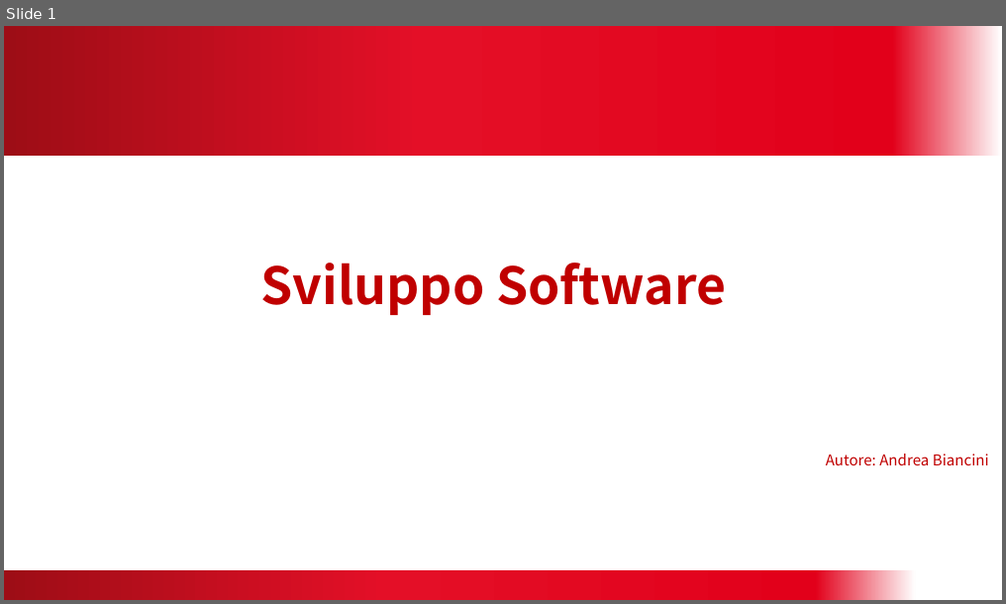
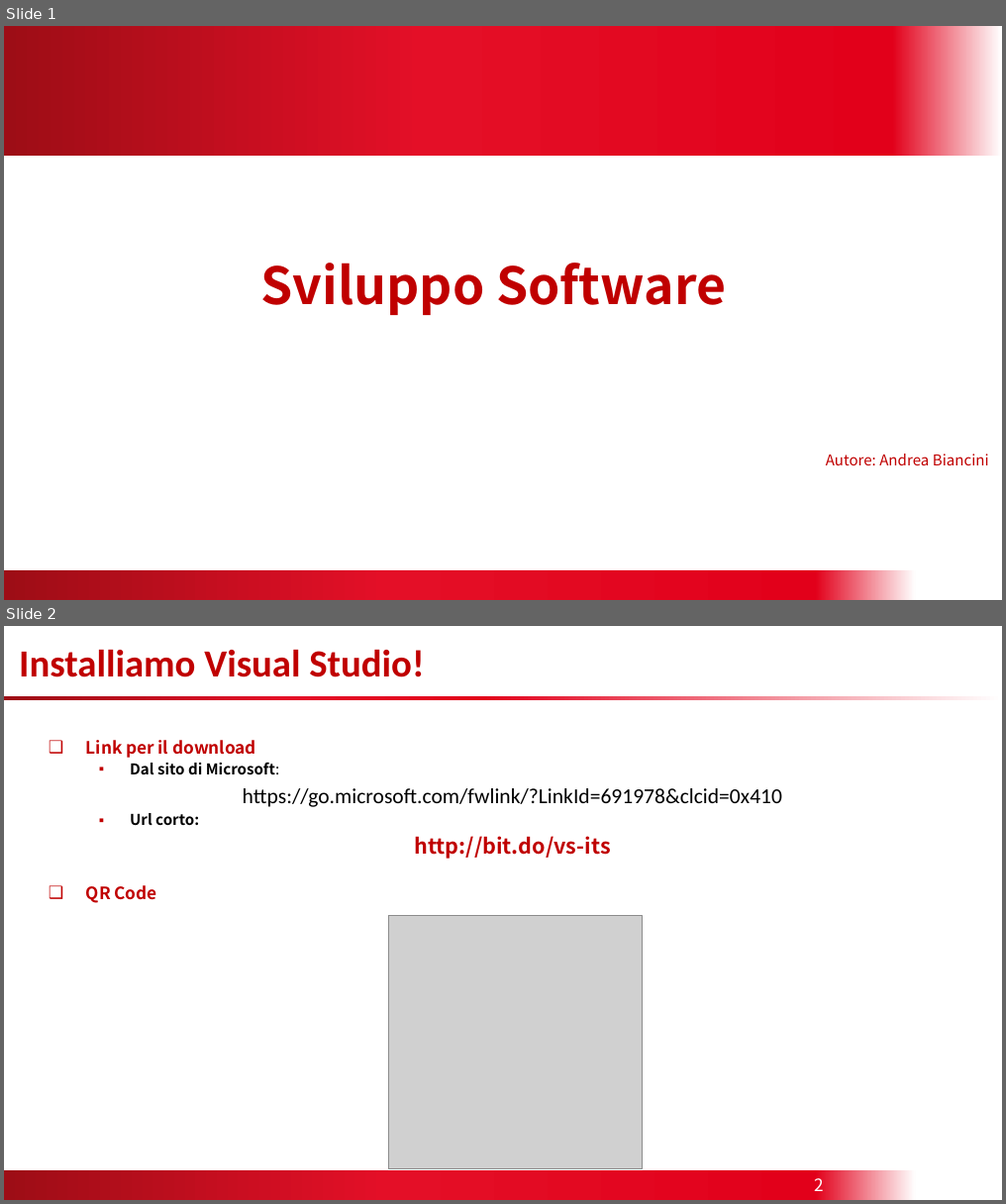
Before and after one commit to biancini/Esercizi-ITS, a slide deck: Sviluppo Software.pptx. Shown one above the other, each under a label of ours: slide 1 before the commit, slides 1 and 2 after it. The pictures are 1006x604 and 1006x1204 pixels, drawn with LibreOffice and Linux fonts; fonts in the diff are those of the drawing; grey boxes stand for pictures; background and template pictures are left out. Boxes give left, top, right and bottom in pixels: in the first picture for what was removed or moved away, otherwise in the second. Text is boxed around its words. In the diff, an @@ line names an element or a change of style, - is before the commit and + after.

Commit message:
Added QR code for VS community

```diff
--- a/Sviluppo Software.pptx
+++ b/Sviluppo Software.pptx
@@ slide 2 added at bbox=[4, 626, 1002, 1200], background #FFFFFF; not listed: 2 template elements that a slide beside it also shows @@
@@ title added at bbox=[19, 649, 424, 677], 36 pt, text #C00000, bold @@
+Installiamo Visual Studio!
@@ text added at bbox=[86, 740, 782, 903], 20 pt, text #000000, bold @@
+❑ Link per il download
+  ▪ Dal sito di Microsoft:
+  https://go.microsoft.com/fwlink/?LinkId=691978&clcid=0x410
+  ▪ Url corto:
+  http://bit.do/vs-its
+❑ QR Code
@@ picture added at bbox=[388, 916, 642, 1170] @@
@@ page number added at bbox=[815, 1178, 825, 1191], 16 pt, text #FFFFFF @@
+2
```
